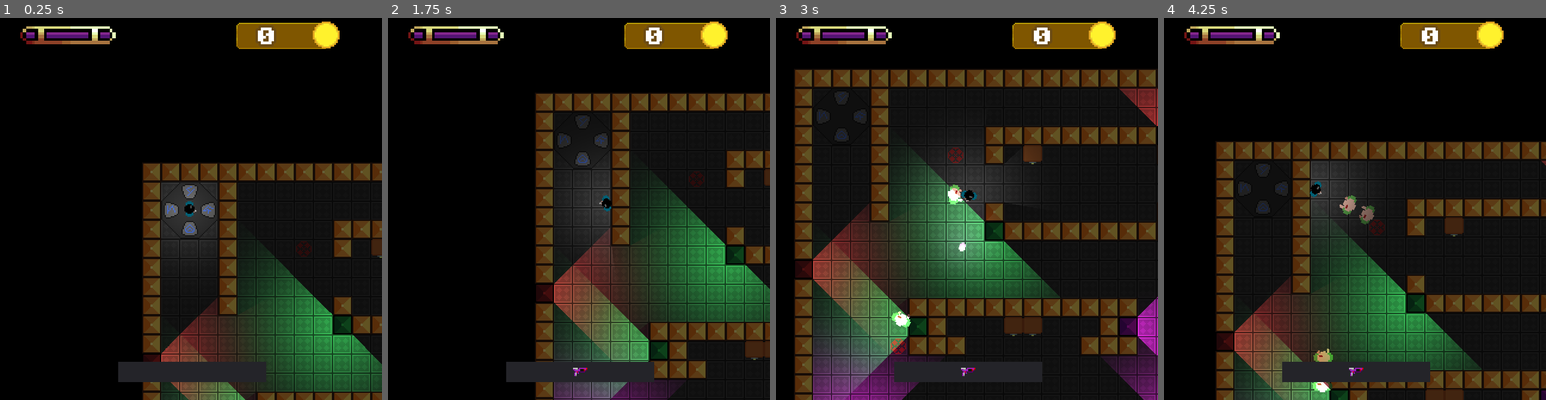
Above: before the commit, frames 1-4 (left to right).
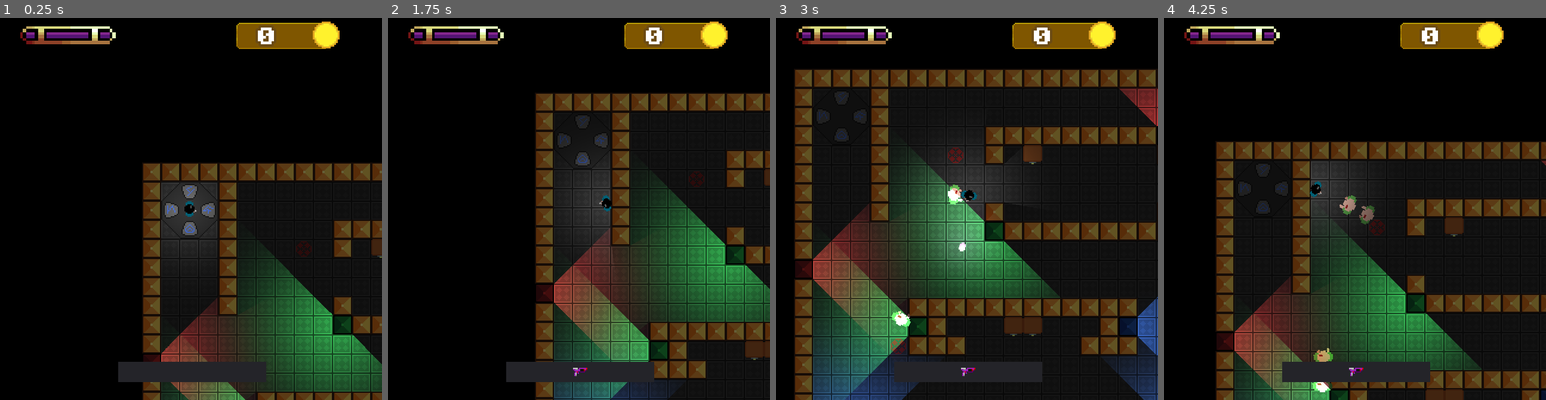
Above: after the commit, the same moments.

Repository: AngelPhenix/Gauntlet
Game: Godot game, scene res://Stages/FinishedStages/Level_1.tscn
Two runs of this game, one before a commit and one after it. Both use one fixed random seed, a clock stepped at 60 frames per second and the inputs below. This scene is started directly instead of the project's main scene.
Inputs (mouse positions are in pixels of both pictures, inside the frame that each line leads up to):
- Up to frame 1 (0.25 s): no input
- Up to frame 2 (1.75 s): move the mouse to (460, 209) at 0.52 s; hold Right (ui_right) 0.53-1.28 s; tap E (action) at 0.6 s; click (460, 209) at 0.67 s; move the mouse to (502, 228) at 1.27 s; hold Down (ui_down) from 1.28 s (still down); click (502, 228) at 1.35 s
- Up to frame 3 (3 s): move the mouse to (1005, 124) at 2.02 s; release Down (ui_down) at 2.03 s; hold Right (ui_right) 2.03-2.78 s; tap E (action) at 2.1 s; move the mouse to (947, 285) at 2.77 s; hold Up (ui_up) from 2.78 s (still down); click (947, 285) at 2.85 s
- Up to frame 4 (4.25 s): move the mouse to (1469, 266) at 3.52 s; release Up (ui_up) at 3.53 s; hold Left (ui_left) from 3.53 s (still down); tap E (action) at 3.6 s

The runs differ from the first frame. In frame 2, 1.2% of the frame differs, in the area x 43-74%, y 89-100%; in frame 3, 4.9%, in the area x 9-100%, y 72-100%; in frame 4, less than 0.1%.

Commit message:
Readjusting tileset for torches

Diff:
--- a/Scenes/Torch.tscn
+++ b/Scenes/Torch.tscn
@@ -1,7 +1,7 @@
 [gd_scene load_steps=6 format=2]
 
 [ext_resource path="res://Scripts/torch.gd" type="Script" id=1]
-[ext_resource path="res://Sprites/test.png" type="Texture" id=2]
+[ext_resource path="res://Sprites/torch.png" type="Texture" id=2]
 [ext_resource path="res://Sprites/lightmask02.png" type="Texture" id=3]
 
 [sub_resource type="RectangleShape2D" id=1]
@@ -15,7 +15,7 @@
 __meta__ = {
 "_edit_group_": true
 }
-blue_color = Color( 0.882353, 0.101961, 0.870588, 1 )
+blue_color = Color( 0.16, 0.36, 0.76, 1 )
 red_color = Color( 0.76, 0.16, 0.16, 1 )
 green_color = Color( 0.16, 0.76, 0.3, 1 )
 
--- a/Tilesets/True_Level_Generation.tres
+++ b/Tilesets/True_Level_Generation.tres
@@ -1,11 +1,11 @@
-[gd_resource type="TileSet" load_steps=11 format=2]
+[gd_resource type="TileSet" load_steps=12 format=2]
 
 [ext_resource path="res://Sprites/chest.png" type="Texture" id=1]
 [ext_resource path="res://Sprites/teleporter_inactive.png" type="Texture" id=2]
 [ext_resource path="res://Sprites/wall.png" type="Texture" id=3]
 [ext_resource path="res://Sprites/Tile2.png" type="Texture" id=4]
 [ext_resource path="res://Sprites/floor_spawn.png" type="Texture" id=5]
-[ext_resource path="res://Sprites/torch_test.png" type="Texture" id=6]
+[ext_resource path="res://Sprites/torch.png" type="Texture" id=6]
 
 [sub_resource type="OccluderPolygon2D" id=8]
 polygon = PoolVector2Array( 16, 16, 0, 16, 0, 0, 16, 0 )
@@ -13,11 +13,14 @@
 [sub_resource type="ConvexPolygonShape2D" id=9]
 points = PoolVector2Array( 0, 0, 16, 0, 16, 16, 0, 16 )
 
-[sub_resource type="ConvexPolygonShape2D" id=10]
-points = PoolVector2Array( 16, 0, 0, 0, 0, 0, 16, 0 )
+[sub_resource type="ConvexPolygonShape2D" id=13]
+points = PoolVector2Array( 16, 16, 0, 16, 0, 0, 16, 0 )
 
 [sub_resource type="ConvexPolygonShape2D" id=11]
 points = PoolVector2Array( 16, 16, 0, 16, 0, 0, 16, 0 )
+
+[sub_resource type="ConvexPolygonShape2D" id=14]
+points = PoolVector2Array( 4.697, 6.95808, 1.30538, 6.95808, 1.30538, 0.174843, 4.697, 0.174843 )
 
 [resource]
 0/name = "floor"
@@ -80,14 +83,14 @@
 3/navigation_offset = Vector2( 0, 0 )
 3/shape_offset = Vector2( 0, 0 )
 3/shape_transform = Transform2D( 1, 0, 0, 1, 0, 0 )
-3/shape = SubResource( 10 )
+3/shape = SubResource( 13 )
 3/shape_one_way = false
 3/shape_one_way_margin = 1.0
 3/shapes = [ {
 "autotile_coord": Vector2( 0, 0 ),
 "one_way": false,
 "one_way_margin": 1.0,
-"shape": SubResource( 10 ),
+"shape": SubResource( 13 ),
 "shape_transform": Transform2D( 1, 0, 0, 1, 0, 0 )
 } ]
 3/z_index = 0
@@ -126,3 +129,24 @@
 5/shape_one_way_margin = 0.0
 5/shapes = [  ]
 5/z_index = 0
+6/name = "new_torch 6"
+6/texture = ExtResource( 6 )
+6/tex_offset = Vector2( 0, 0 )
+6/modulate = Color( 1, 1, 1, 1 )
+6/region = Rect2( 0, 0, 16, 16 )
+6/tile_mode = 0
+6/occluder_offset = Vector2( 0, 0 )
+6/navigation_offset = Vector2( 0, 0 )
+6/shape_offset = Vector2( 0, 0 )
+6/shape_transform = Transform2D( 1, 0, 0, 1, 0, 0 )
+6/shape = SubResource( 14 )
+6/shape_one_way = false
+6/shape_one_way_margin = 1.0
+6/shapes = [ {
+"autotile_coord": Vector2( 0, 0 ),
+"one_way": false,
+"one_way_margin": 1.0,
+"shape": SubResource( 14 ),
+"shape_transform": Transform2D( 1, 0, 0, 1, 0, 0 )
+} ]
+6/z_index = 0
Binary file removed: Sprites/test.png
Not shown, removed: Sprites/test.png.import
Binary file changed: Sprites/torch.png
Binary file removed: Sprites/torch_test.png
Not shown, removed: Sprites/torch_test.png.import
